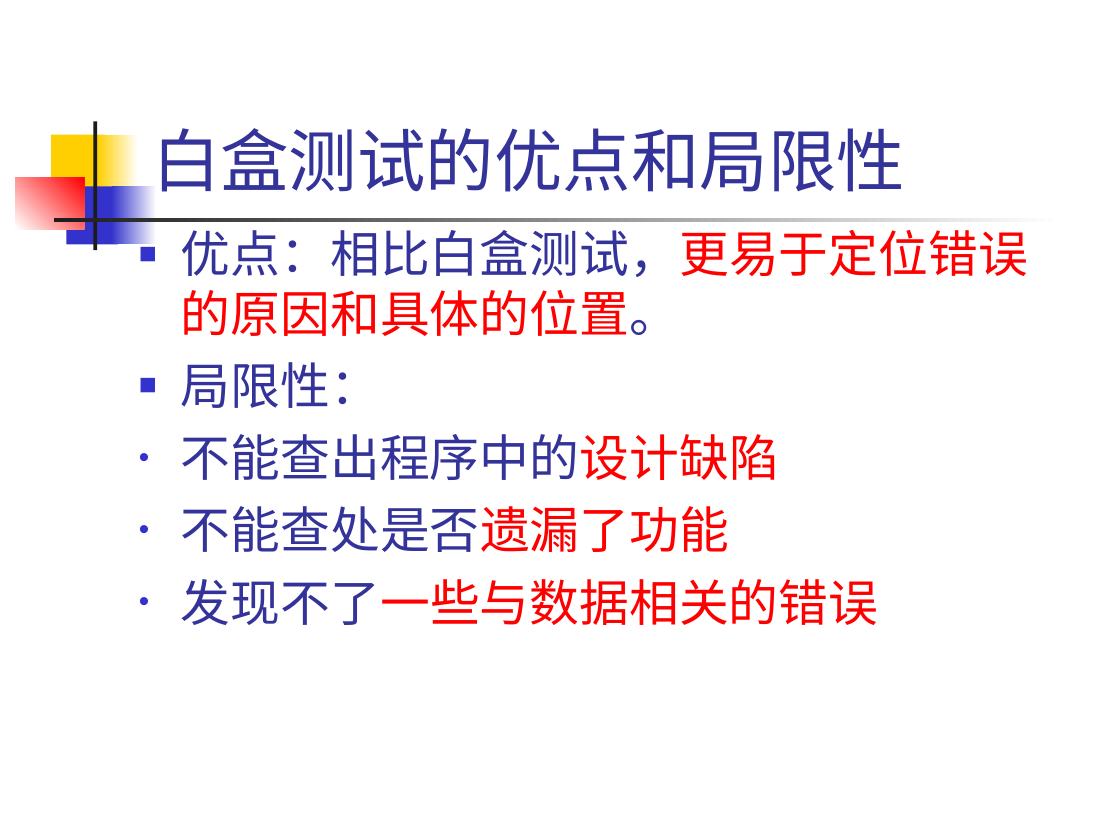
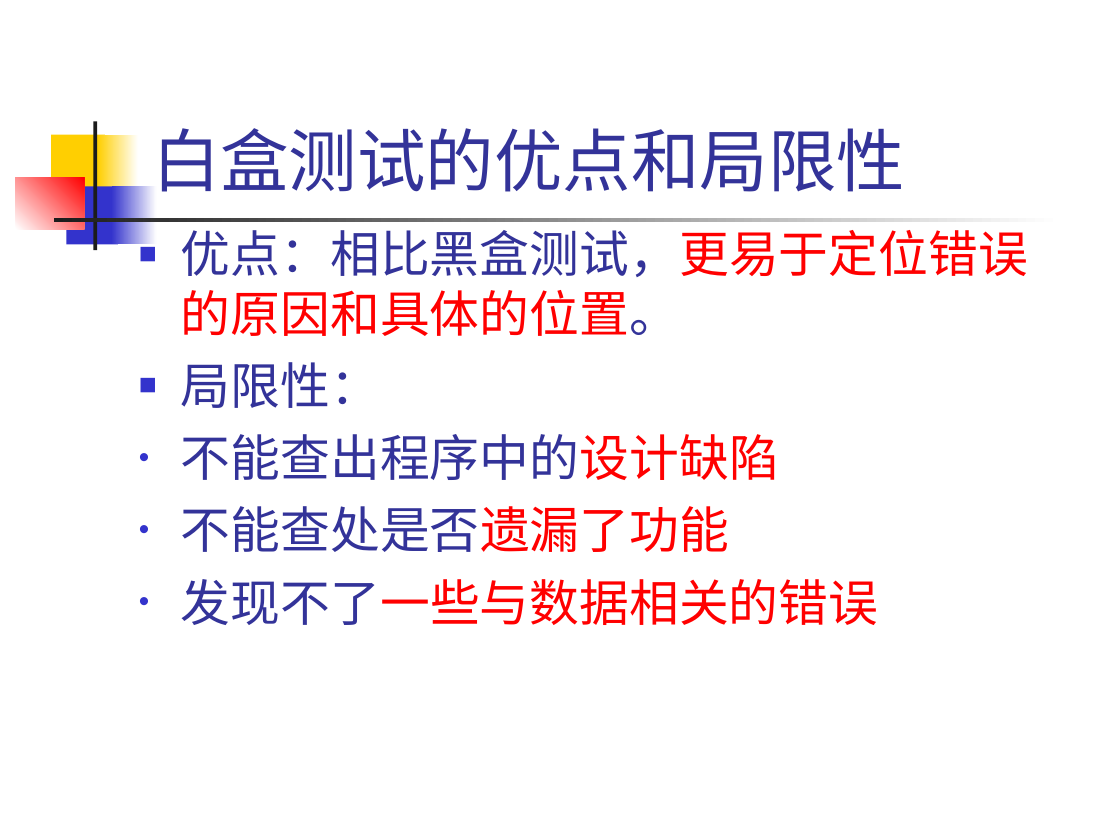
Before and after one commit to 1-518/Three-Kindoms, a slide deck: slide 3 of 白盒黑盒/白盒测试技术/白盒测试技术.ppt. Drawn at 1120x840 pixels with LibreOffice and Linux fonts; fonts in the diff are those of the drawing. Boxes give left, top, right and bottom in pixels: in the first picture for what was removed or moved away, otherwise in the second. Text is boxed around its words. In the diff, an @@ line names an element or a change of style, - is before the commit and + after.

```diff
--- a/白盒黑盒/白盒测试技术/白盒测试技术.ppt
+++ b/白盒黑盒/白盒测试技术/白盒测试技术.ppt
@@ text at box(181, 230, 1028, 336): text changed @@
-■ 优点：相比白盒测试，更易于定位错误的原因和具体的位置。
+■ 优点：相比黑盒测试，更易于定位错误的原因和具体的位置。
```
Also in this commit, not shown: 1 other slide changed, 4 slides removed, 1 other file.
